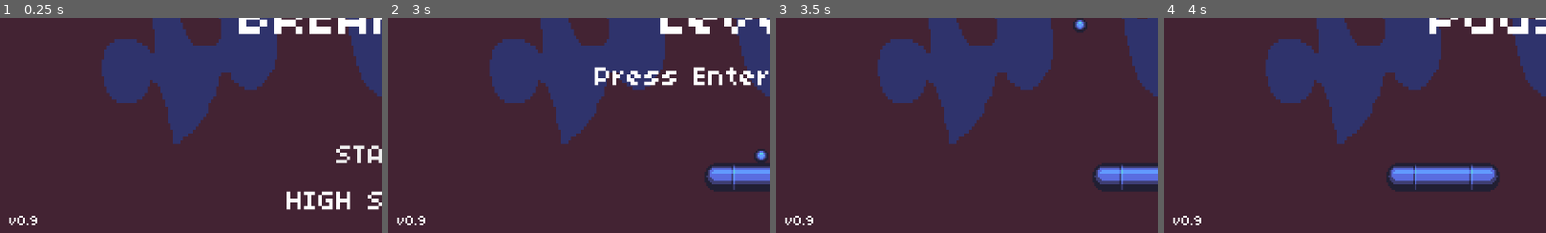
Above: before the commit, frames 1-4 (left to right).
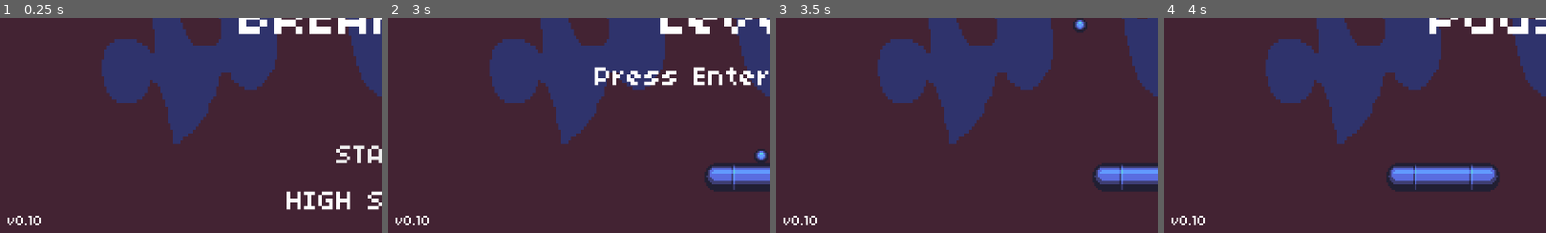
Above: after the commit, the same moments.

Repository: MzaxnaV/GodotGames
Game: Godot game, scene res://Scenes/Main.tscn
The game is run twice, just before and just after one commit, with the same random seed, the same clock (stepped at 60 frames per second) and the same inputs.
Inputs:
- Up to frame 1 (0.25 s): no input
- Up to frame 2 (3 s): click "HIGH SCORES" at 0.5 s; click "START" at 1.25 s; click "START" at 2 s; tap Enter (ui_accept) at 2.75 s; hold Right (ui_right) from 2.78 s (still down); hold Space (ui_select) from 2.78 s (still down)
- Up to frame 3 (3.5 s): keep holding Right (ui_right); keep holding Space (ui_select); tap Enter (ui_accept) at 3.02, 3.05, 3.32 s
- Up to frame 4 (4 s): release Right (ui_right) at 3.53 s; release Space (ui_select) at 3.53 s; hold Left (ui_left) from 3.53 s (still down); tap Enter (ui_accept) at 3.6, 3.77 s; tap Space (ui_select) at 3.8 s
The pictures show only the part of the screen within x 1-51%, y 50-100%; the shares and areas given below are measured in that part.

The runs differ from the first frame. In frame 1, 0.2% of the frame differs, in the area x 2-11%, y 92-97%; in frame 2, 0.2%; in frame 3, 0.2%; in frame 4, 0.2%.

Commit message:
Highscore Update

Diff:
--- a/Scenes/Game.tscn
+++ b/Scenes/Game.tscn
@@ -209,7 +209,6 @@
 
 [node name="HighscoreScreen" type="Control" parent="HighScoreState" index="0"]
 
-editor/display_folded = true
 visible = false
 anchor_left = 0.0
 anchor_top = 0.0
@@ -232,9 +231,9 @@
 anchor_right = 0.5
 anchor_bottom = 0.0
 margin_left = -98.0
-margin_top = 26.0
+margin_top = 6.0
 margin_right = 98.0
-margin_bottom = 58.0
+margin_bottom = 38.0
 rect_pivot_offset = Vector2( 0, 0 )
 rect_clip_content = false
 mouse_filter = 2
@@ -257,9 +256,9 @@
 anchor_right = 0.5
 anchor_bottom = 1.0
 margin_left = -90.0
-margin_top = -19.0
+margin_top = -11.0
 margin_right = 90.0
-margin_bottom = -11.0
+margin_bottom = -3.0
 rect_pivot_offset = Vector2( 0, 0 )
 rect_clip_content = false
 mouse_filter = 2
@@ -275,11 +274,112 @@
 max_lines_visible = -1
 _sections_unfolded = [ "custom_fonts" ]
 
+[node name="numbers" type="Label" parent="HighScoreState/HighscoreScreen" index="2"]
+
+anchor_left = 0.0
+anchor_top = 0.0
+anchor_right = 0.0
+anchor_bottom = 0.0
+margin_left = 75.0
+margin_top = 39.0
+margin_right = 95.0
+margin_bottom = 226.0
+rect_pivot_offset = Vector2( 0, 0 )
+rect_clip_content = false
+mouse_filter = 2
+mouse_default_cursor_shape = 0
+size_flags_horizontal = 1
+size_flags_vertical = 4
+custom_fonts/font = ExtResource( 6 )
+text = "1.
+2.
+3.
+4.
+5.
+6.
+7.
+8.
+9.
+10."
+align = 1
+valign = 1
+percent_visible = 1.0
+lines_skipped = 0
+max_lines_visible = -1
+_sections_unfolded = [ "custom_fonts" ]
+
+[node name="names" type="Label" parent="HighScoreState/HighscoreScreen" index="3"]
+
+anchor_left = 0.0
+anchor_top = 0.0
+anchor_right = 0.0
+anchor_bottom = 0.0
+margin_left = 175.0
+margin_top = 39.0
+margin_right = 205.0
+margin_bottom = 226.0
+rect_pivot_offset = Vector2( 0, 0 )
+rect_clip_content = false
+mouse_filter = 2
+mouse_default_cursor_shape = 0
+size_flags_horizontal = 1
+size_flags_vertical = 4
+custom_fonts/font = ExtResource( 6 )
+text = "AAA
+BBB
+CCC
+DDD
+EEE
+fff
+eee
+hhh
+qqq
+rrr"
+valign = 1
+percent_visible = 1.0
+lines_skipped = 0
+max_lines_visible = -1
+_sections_unfolded = [ "custom_fonts" ]
+
+[node name="scores" type="Label" parent="HighScoreState/HighscoreScreen" index="4"]
+
+anchor_left = 0.0
+anchor_top = 0.0
+anchor_right = 0.0
+anchor_bottom = 0.0
+margin_left = 260.0
+margin_top = 39.0
+margin_right = 366.0
+margin_bottom = 226.0
+rect_pivot_offset = Vector2( 0, 0 )
+rect_clip_content = false
+mouse_filter = 2
+mouse_default_cursor_shape = 0
+size_flags_horizontal = 1
+size_flags_vertical = 4
+custom_fonts/font = ExtResource( 6 )
+text = "10000000000
+1000000000
+100000000
+10000000
+1000000
+100000
+10000
+1000
+100
+10"
+align = 2
+valign = 1
+percent_visible = 1.0
+lines_skipped = 0
+max_lines_visible = -1
+_sections_unfolded = [ "custom_fonts" ]
+
 [node name="WallHitSound" type="AudioStreamPlayer" parent="HighScoreState" index="1"]
 
 stream = ExtResource( 11 )
-volume_db = 0.0
-pitch_scale = 0.01
+volume_db = -30.0
+pitch_scale = 1.0
 autoplay = false
 mix_target = 0
 bus = "Master"
--- a/Scenes/Main.tscn
+++ b/Scenes/Main.tscn
@@ -119,7 +119,7 @@
 size_flags_horizontal = 1
 size_flags_vertical = 4
 custom_fonts/font = ExtResource( 3 )
-text = "v0.9"
+text = "v0.10"
 align = 1
 valign = 1
 percent_visible = 1.0
--- a/Scripts/StateMachine.gd
+++ b/Scripts/StateMachine.gd
@@ -27,6 +27,6 @@
 func change_state(state_name):
 	if (current_state):
 		params = current_state.exit()
-	print("Entering state: ", state_name)
+	print("StateMachine.gd: Entering state: ", state_name)
 	current_state = state_map[state_name]
 	current_state.enter(params)
--- a/Scripts/states/HighScoreState.gd
+++ b/Scripts/states/HighScoreState.gd
@@ -1,20 +1,24 @@
 extends "res://Scripts/states/BaseState.gd"
 
 func enter(params):
+	create_highscore_table()
 	$HighscoreScreen.show()
-	check_highscore(params.score)
 
 func handle_event(event):
 	if event.is_action_released('ui_cancel'):
 		$WallHitSound.play()
 		get_parent().change_state('start')
 
-func hide():
+func exit():
 	$HighscoreScreen.hide()
 
-func check_highscore(score):
-	if score != null:
-		print("update highscore")
-		CONSTANTS.update_highscore()
+func create_highscore_table():
+	var names = ""
+	var scores = ""
 
-	print("use CONSTANTS.hoghscore to render the scores")
+	for highscore in CONSTANTS.highscores:
+		names += highscore[0] + '\n'
+		scores += str(highscore[1]) + '\n'
+
+	$HighscoreScreen/names.text = names
+	$HighscoreScreen/scores.text = scores
--- a/Scripts/utils/constants.gd
+++ b/Scripts/utils/constants.gd
@@ -17,24 +17,35 @@
 
 func _ready():
 	var file = File.new()
-	if not file.file_exists("res://breakout.lst"):
-		file.open("res://breakout.lst", File.WRITE)
+	if not file.file_exists("user://breakout.lst"):
+		print("constants.gd: check file")
+		file.open("user://breakout.lst", File.WRITE)
 		for i in range(10, 0, -1):
 			file.store_line("MAN")
 			file.store_line(str(i * 1000))
 		file.close()
-	else:
-		update_highscore()
+	get_highscore()
 
-func update_highscore():
+func get_highscore():
+	print("constants.gd: get highscore")
 	var file = File.new()
-	file.open("res://breakout.lst", File.READ)
+	file.open("user://breakout.lst", File.READ)
 	var n = true
 	var current_name = null
 	var counter = 1
+
+	highscores = []
 
 	for i in range(10):
 		highscores.append([file.get_line().substr(0, 3), int(file.get_line())])
 
 	file.close()
-	print(highscores)
+
+func save_highscore():
+	print("constants.gd: save highscore")
+	var file = File.new()
+	file.open("user://breakout.lst", File.WRITE)
+	for score in highscores:
+		file.store_line(score[0])
+		file.store_line(str(score[1]))
+	file.close()
Not shown, removed: breakout.lst
